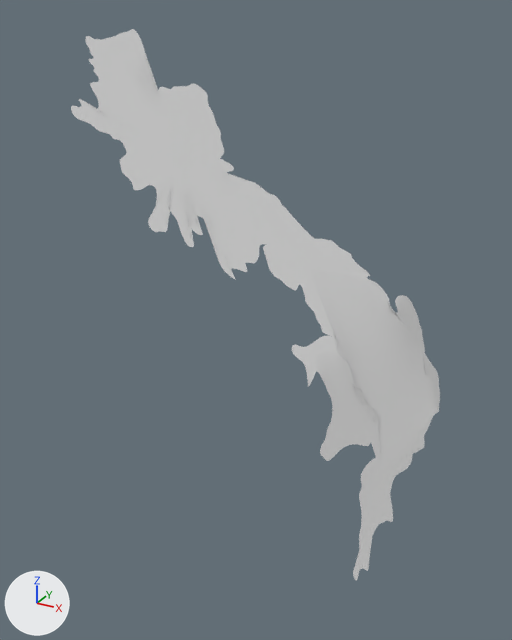
The FBX model Untitled.fbx, before and after one commit.
The view is the same before and after, from a camera (50 mm lens) standing at (0.908, -0.252, 0.6661) and looking at (0.8041, -0.0631, 0.5717). Every picture has the same lights, and +X, +Y and +Z are marked at lower left. The picture after the commit comes second.

The first picture shows 'England.001', 'Scotland', 'Wales'.
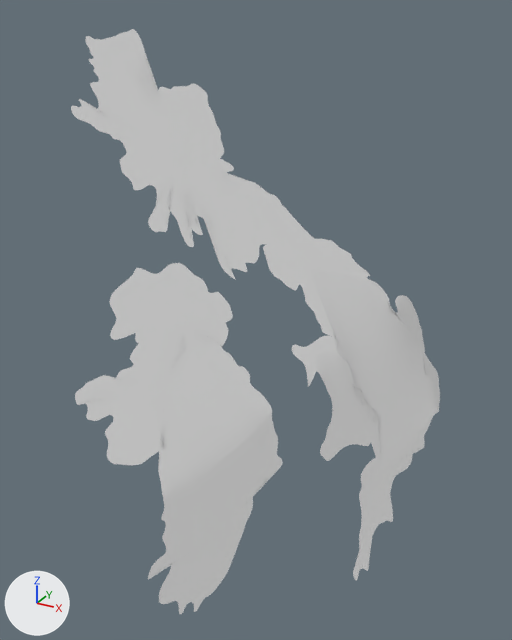
Boxes [x1, y1, x2, y2] around the edits, measured in the pictures (512 x 640 px):
'Ireland', added
    after: [75, 330, 283, 614]
'NorthernIreland', added
    after: [109, 263, 233, 354]

The change, as a diff of the scene's bpy script:
```diff
--- a/Untitled.fbx.py
+++ b/Untitled.fbx.py
@@ me_mesh_002_1 @@
+me_mesh_002_1.from_pydata(...)  # 1581 vertices, 1264 faces; spans x 0.7862..0.8074, y -0.1225..-0.077, z 0.5741..0.5986
+me_mesh_002_1.materials.append(mat_material_001)  # its picture is missing
@@ me_mesh_001_1 @@
+me_mesh_001_1.from_pydata(...)  # 3585 vertices, 2880 faces; spans x 0.7968..0.832, y -0.1512..-0.0868, z 0.5295..0.5839
+me_mesh_001_1.materials.append(mat_material_001)  # its picture is missing
@@ ob_northernireland @@
+ob_northernireland = bpy.data.objects.new('NorthernIreland', me_mesh_002_1)
+ob_northernireland.location = (0.0, 0.0, 0.0)
@@ ob_ireland @@
+ob_ireland = bpy.data.objects.new('Ireland', me_mesh_001_1)
+ob_ireland.location = (0.0, 0.0, 0.0)
```
